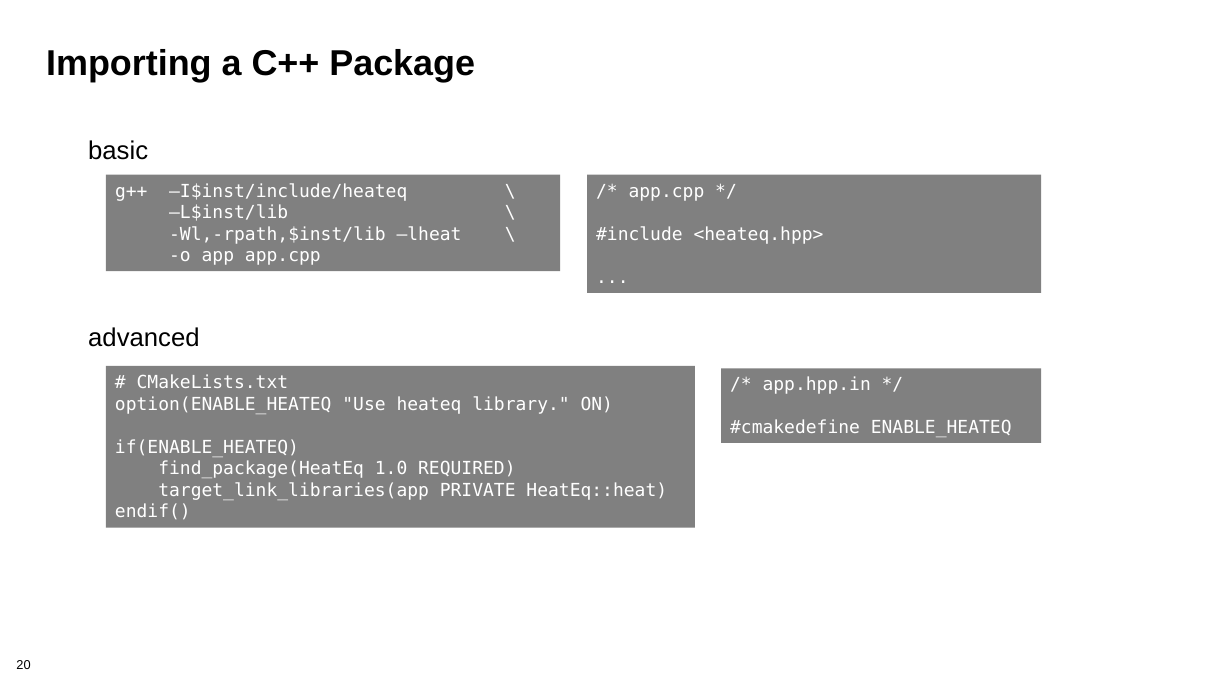
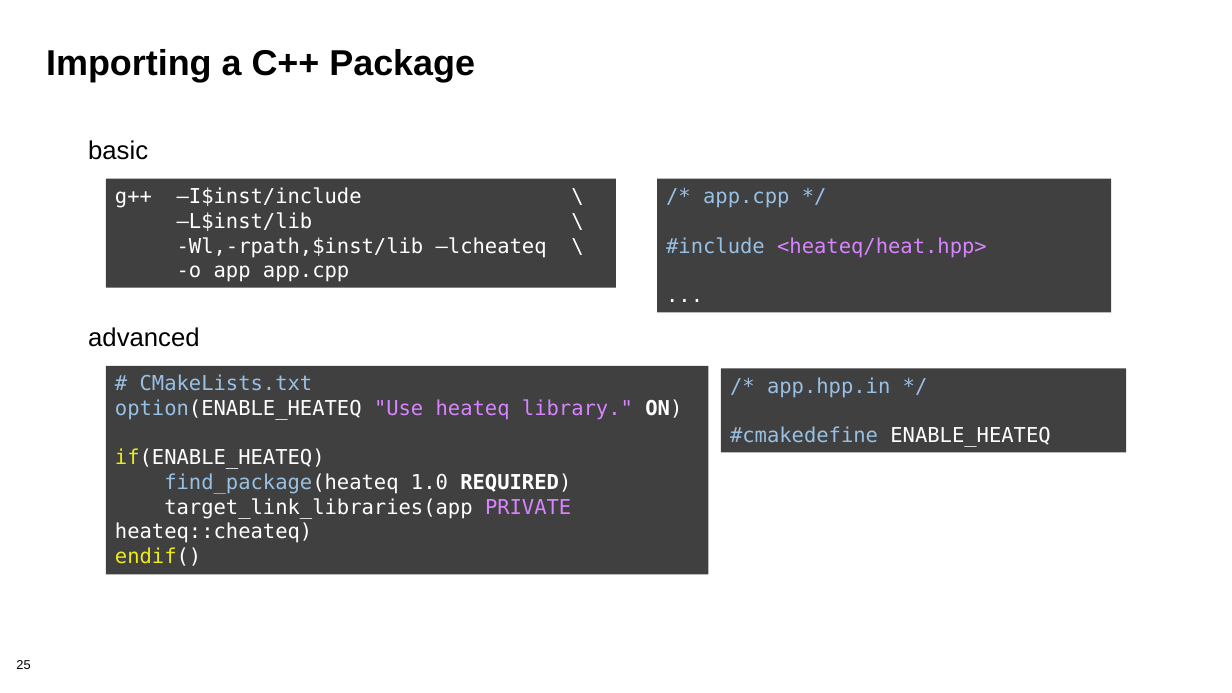
Before and after one commit to bssw-tutorial/presentations, a slide deck: slide 25 of packaging.pptx (slide 20 before the commit). Drawn at 1232x693 pixels with LibreOffice and Linux fonts; fonts in the diff are those of the drawing; background and template pictures are left out. Boxes give left, top, right and bottom in pixels: in the first picture for what was removed or moved away, otherwise in the second. Text is boxed around its words. In the diff, an @@ line names an element or a change of style, - is before the commit and + after.

```diff
--- a/packaging.pptx
+++ b/packaging.pptx
@@ rectangle "g++ –I$inst/include \": place and size @@
-rectangle "g++ –I$inst/include \" at <box>106,175,560,271</box>
+rectangle "g++ –I$inst/include \" at <box>106,178,616,287</box>
@@ fill #808080 to #404040 in 3 elements at <box>106,366,709,575</box>, <box>106,178,616,287</box>, <box>657,178,1111,312</box> @@
@@ rectangle "/* app.cpp */": place and size @@
-rectangle "/* app.cpp */" at <box>587,175,1041,293</box>
+rectangle "/* app.cpp */" at <box>657,178,1111,312</box>
@@ text in rectangle at <box>115,187,362,208</box>: text changed; size 14 to 16 pt @@
-g++ –I$inst/include/heateq \
+g++ –I$inst/include \
@@ text in rectangle at <box>703,191,789,208</box>: size 14 to 16 pt in "/* app.cpp */", "..."; text colour #FFFFFF to #98C0E4 in "/* app.cpp */" @@
@@ text in rectangle at <box>177,237,547,258</box>: text changed; size 14 to 16 pt @@
--Wl,-rpath,$inst/lib –lheat \
+-Wl,-rpath,$inst/lib –lcheateq \
@@ text in rectangle at <box>177,212,349,282</box>: size 14 to 16 pt in "–L$inst/lib \", "-o app app.cpp" @@
@@ text in rectangle at <box>666,237,987,258</box>: text changed; size 14 to 16 pt; text colour #FFFFFF to #D883FF @@
-#include <heateq.hpp>
+#include <heateq/heat.hpp>
@@ rectangle "# CMakeLists.txt": place and size @@
-rectangle "# CMakeLists.txt" at <box>106,366,695,528</box>
+rectangle "# CMakeLists.txt" at <box>106,366,709,575</box>
@@ text in rectangle at <box>115,374,682,566</box>: size 14 to 16 pt in "# CMakeLists.txt", "option(ENABLE_HEATEQ "Use heateq library." ON)", "if(ENABLE_HEATEQ)", "endif()"; text colour #FFFFFF to #98C0E4 in "# CMakeLists.txt", "option(ENABLE_HEATEQ"; text colour #FFFFFF to #D883FF in ""Use heateq library.""; bold on in "ON)"; text colour #FFFFFF to #EDEC15 in "if(ENABLE_HEATEQ)", "endif()" @@
@@ rectangle "/* app.hpp.in */": place and size @@
-rectangle "/* app.hpp.in */" at <box>721,369,1041,444</box>
+rectangle "/* app.hpp.in */" at <box>721,369,1126,453</box>
@@ rectangle "/* app.hpp.in */" at <box>721,369,1126,453</box>: size 14 to 16 pt; text colour #FFFFFF to #98C0E4 in "/* app.hpp.in */", "#cmakedefine"; fill #808080 to #404040 @@
@@ text in rectangle at <box>115,473,571,543</box>: text changed; size 14 to 16 pt @@
-find_package(HeatEq 1.0 REQUIRED)
-target_link_libraries(app PRIVATE HeatEq::heat)
+find_package(heateq 1.0 REQUIRED)
+target_link_libraries(app PRIVATE heateq::cheateq)
@@ page number at <box>16,660,30,669</box>: text changed @@
-20
+25
```
Also in this commit, not shown: 17 other slides changed, 2 slides added, 1 other file.
